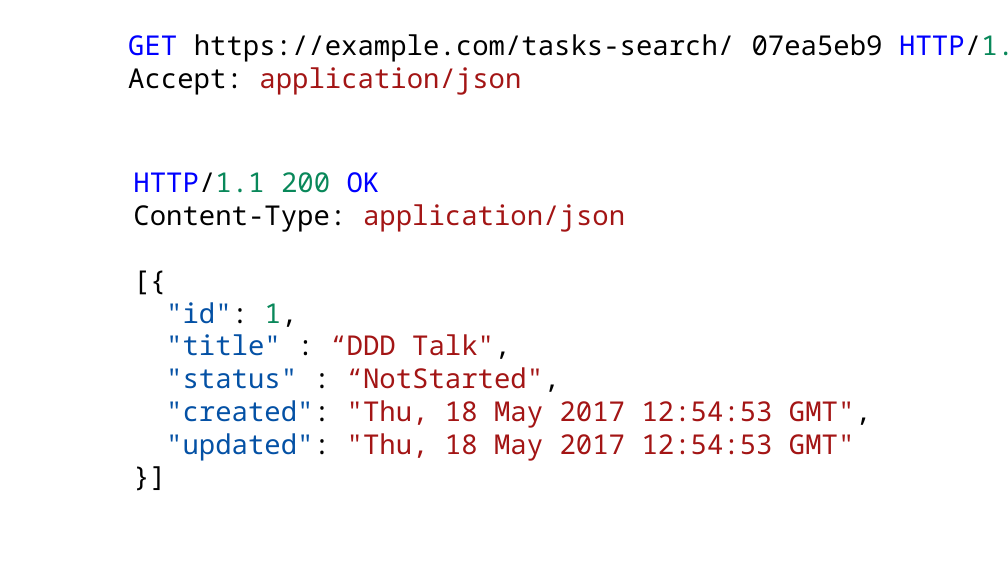
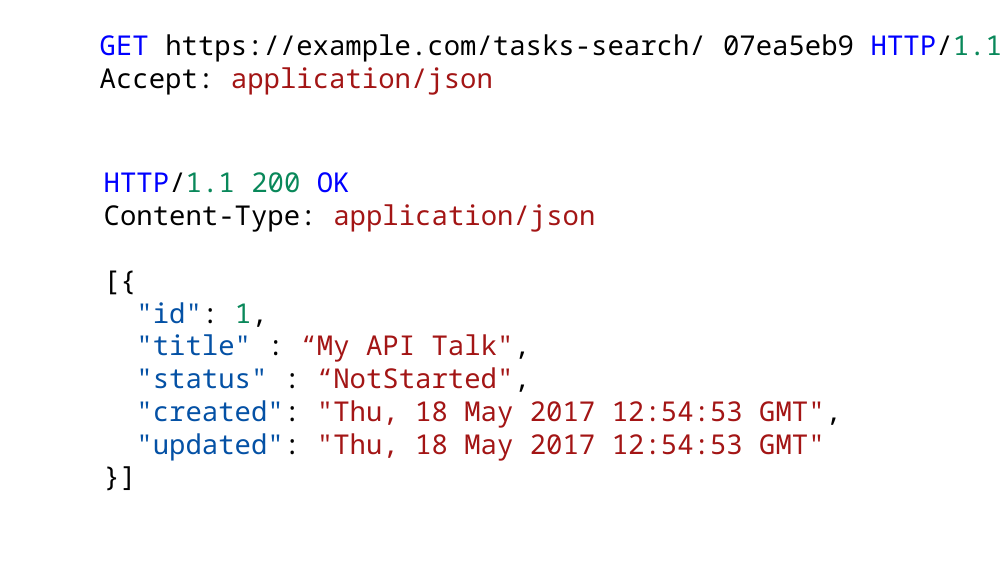
Before and after one commit to holytshirt/httpapipatterns, a slide deck: slide 45 of http api patterns.pptx. Drawn at 1008x567 pixels with LibreOffice and Linux fonts; fonts in the diff are those of the drawing. Boxes give left, top, right and bottom in pixels: in the first picture for what was removed or moved away, otherwise in the second. Text is boxed around its words. In the diff, an @@ line names an element or a change of style, - is before the commit and + after.

```diff
--- a/http api patterns.pptx
+++ b/http api patterns.pptx
@@ text "GET https://example.com/tasks-search/ 07ea5eb9 HTTP/1.1" rewrapped from bbox=[128, 34, 1008, 95] to bbox=[100, 34, 1002, 95] @@
@@ text "HTTP/1.1 200 OK": place and size @@
-text "HTTP/1.1 200 OK" at bbox=[133, 172, 872, 461]
+text "HTTP/1.1 200 OK" at bbox=[104, 172, 842, 461]
@@ text at bbox=[136, 334, 531, 362]: text changed @@
-"title" : “DDD Talk",
+"title" : “My API Talk",
```
Also in this commit, not shown: 17 other slides changed.
